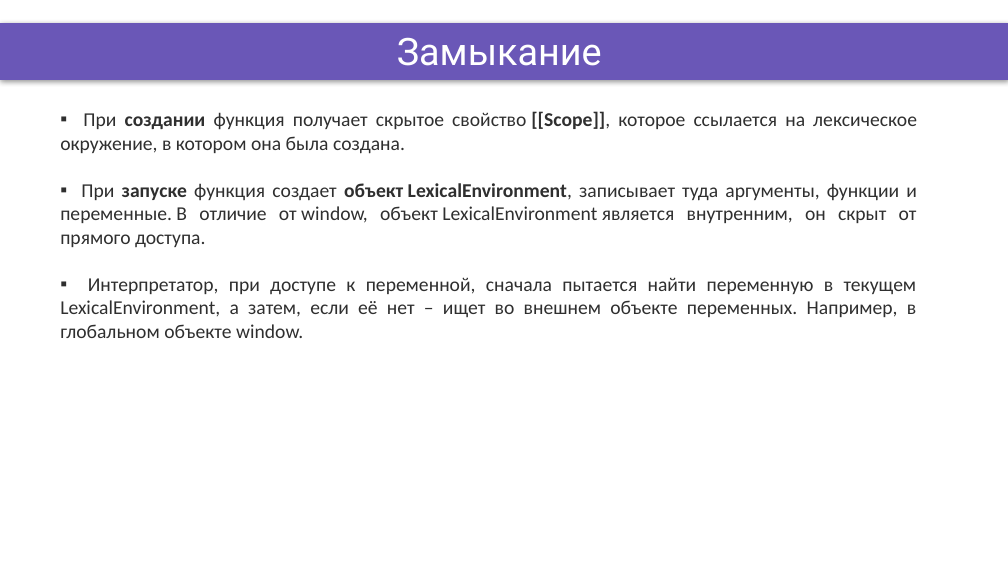
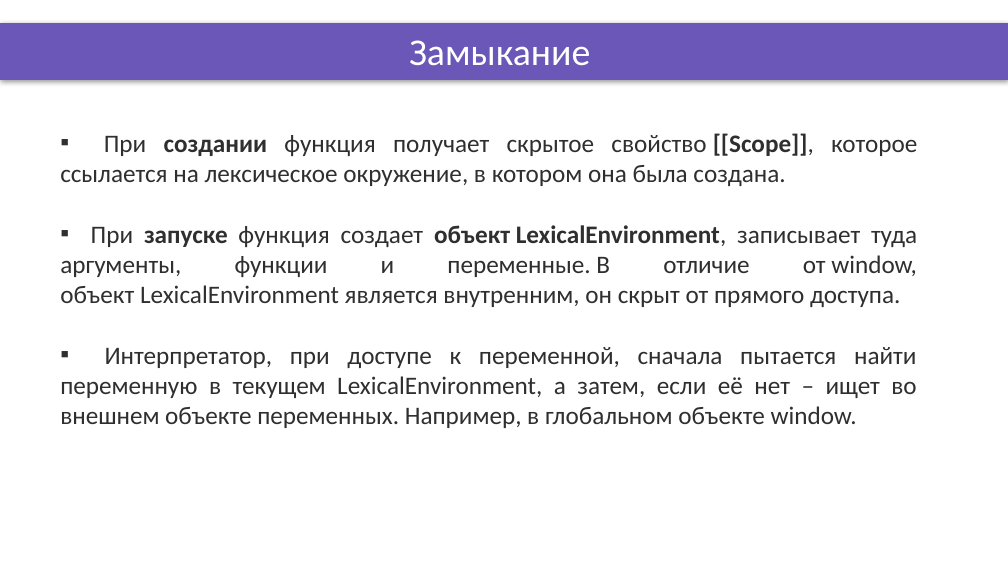
Before and after one commit to DinamickaDevelopment/Ignite-1, a slide deck: slide 4 of 001_JavaScript/002_lesson/Presentation/Closures+Scope.pptx. Drawn at 1008x567 pixels with LibreOffice and Linux fonts; fonts in the diff are those of the drawing; background and template pictures are left out. Boxes give left, top, right and bottom in pixels: in the first picture for what was removed or moved away, otherwise in the second. Text is boxed around its words. In the diff, an @@ line names an element or a change of style, - is before the commit and + after.

```diff
--- a/001_JavaScript/002_lesson/Presentation/Closures+Scope.pptx
+++ b/001_JavaScript/002_lesson/Presentation/Closures+Scope.pptx
@@ title "Замыкание" at [409, 40, 590, 66]: font Roboto to Calibri @@
@@ text "При создании функция получает скрытое ...": place and size @@
-text "При создании функция получает скрытое ..." at [60, 111, 917, 338]
+text "При создании функция получает скрытое ..." at [60, 133, 917, 428]
@@ text "При создании функция получает скрытое ..." at [60, 133, 917, 428]: size 14 to 18 pt @@
```
Also in this commit, not shown: 5 other slides changed, 9 other files.
